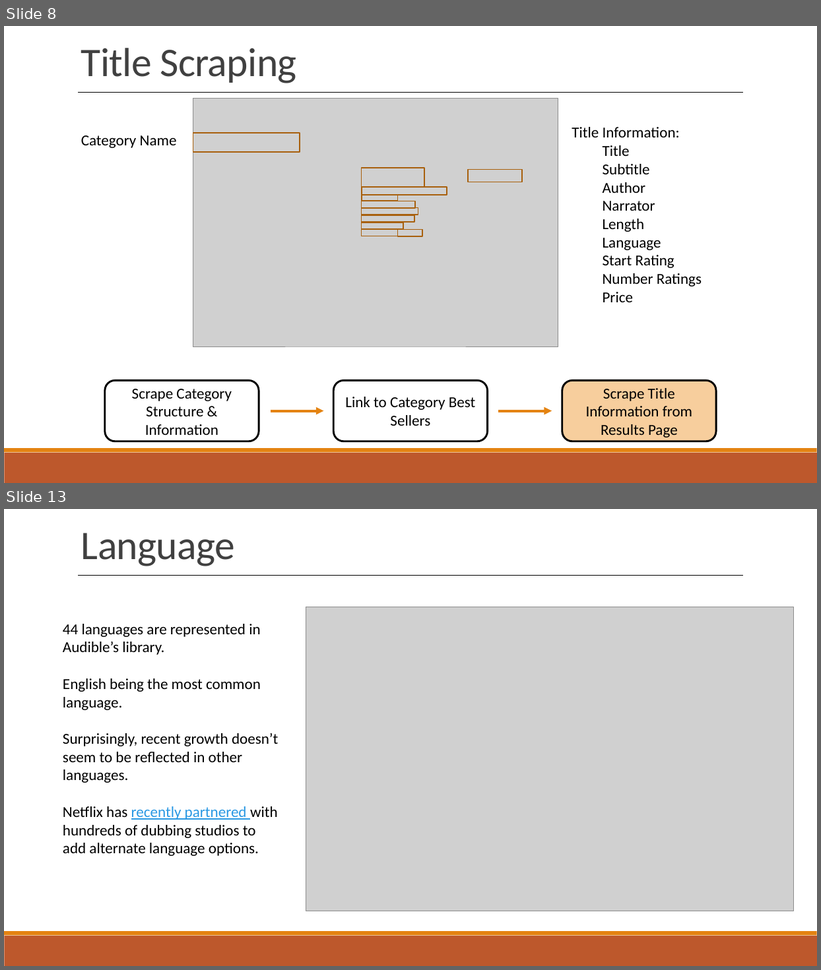
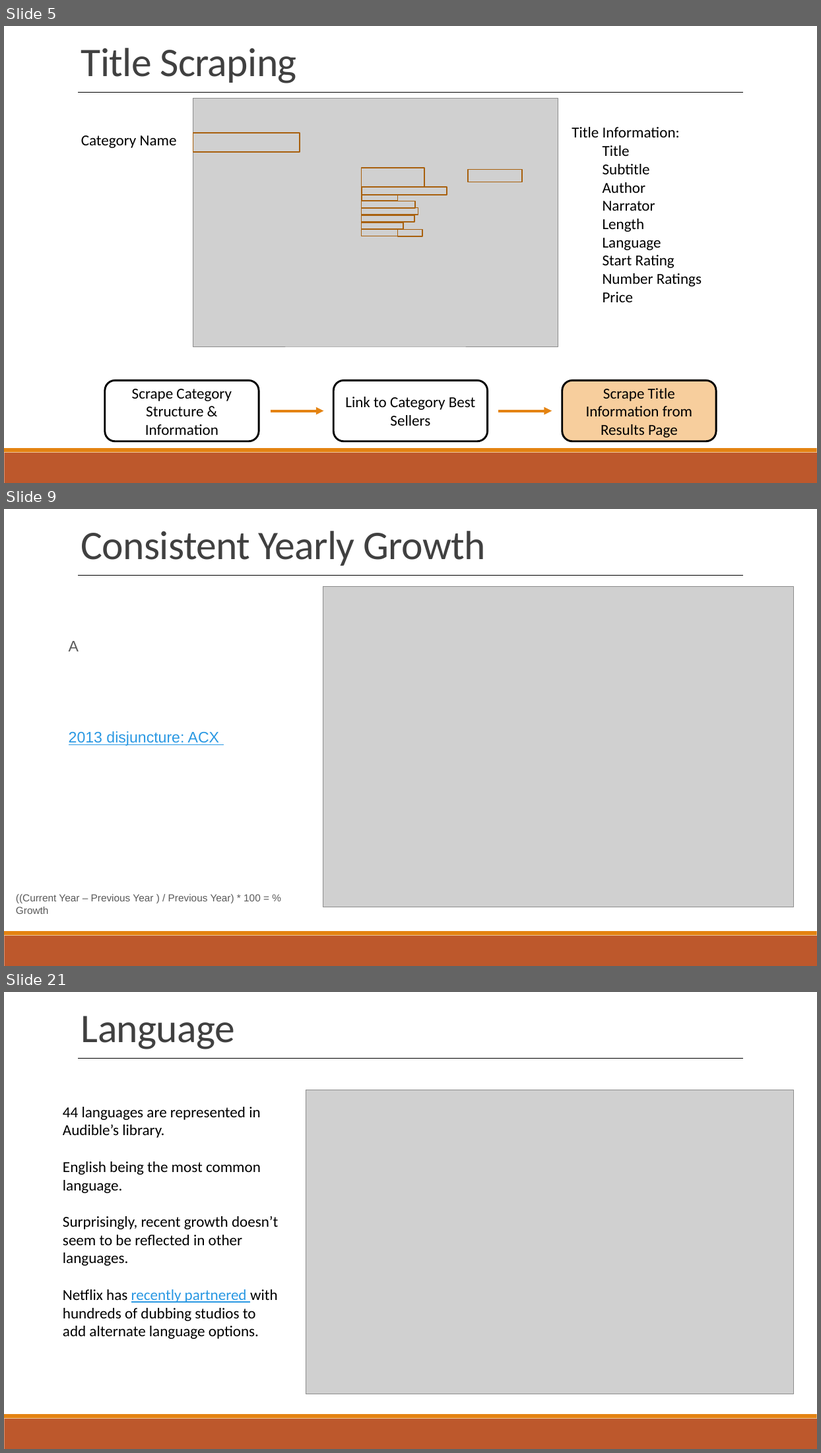
Before and after one commit to jwelch1123/finding_the_tree_in_the_forest, a slide deck: Presentation.pptx. Shown one above the other, each under a label of ours: slides 8 and 13 before the commit, slides 5, 9 and 21 after it; the slides between them are not shown. The pictures are 821x970 and 821x1453 pixels, drawn with LibreOffice and Linux fonts; fonts in the diff are those of the drawing; grey boxes stand for pictures. Boxes give left, top, right and bottom in pixels: in the first picture for what was removed or moved away, otherwise in the second. Text is boxed around its words. In the diff, an @@ line names an element or a change of style, - is before the commit and + after.

```diff
--- a/Presentation.pptx
+++ b/Presentation.pptx
@@ slide 9 added at (4, 509, 817, 966), background #FFFFFF; not listed: 2 template elements that a slide beside it also shows @@
@@ text added at (81, 531, 486, 566), 48 pt, text #404040 @@
+Consistent Yearly Growth
@@ line added from (79, 576) to (743, 576), #000000 0.25 pt @@
@@ picture added at (323, 586, 793, 908) @@
@@ text added at (69, 641, 219, 746), 18 pt, text #2998E3, underline @@
+A
+2013 disjuncture: ACX
@@ text added at (16, 894, 261, 914), 12 pt, text #595959 @@
+((Current Year – Previous Year ) / Previous Year) * 100 = % Growth
@@ what was slide 8 is now slide 5 @@
@@ what was slide 13 is now slide 21 @@
```
Also in this commit, not shown: 4 slides changed, 15 other slides added, 12 slides removed, 20 other files.
